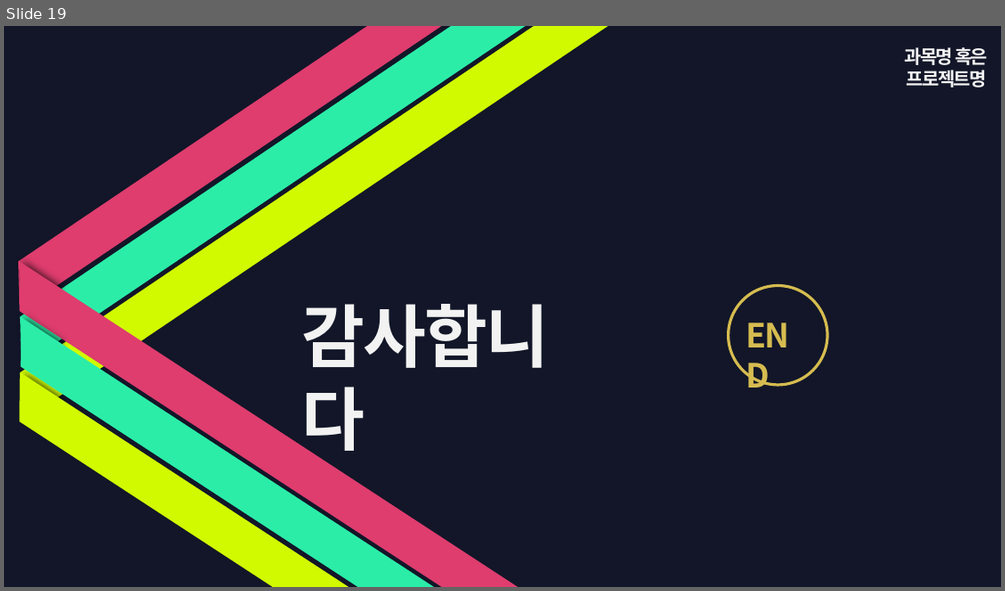
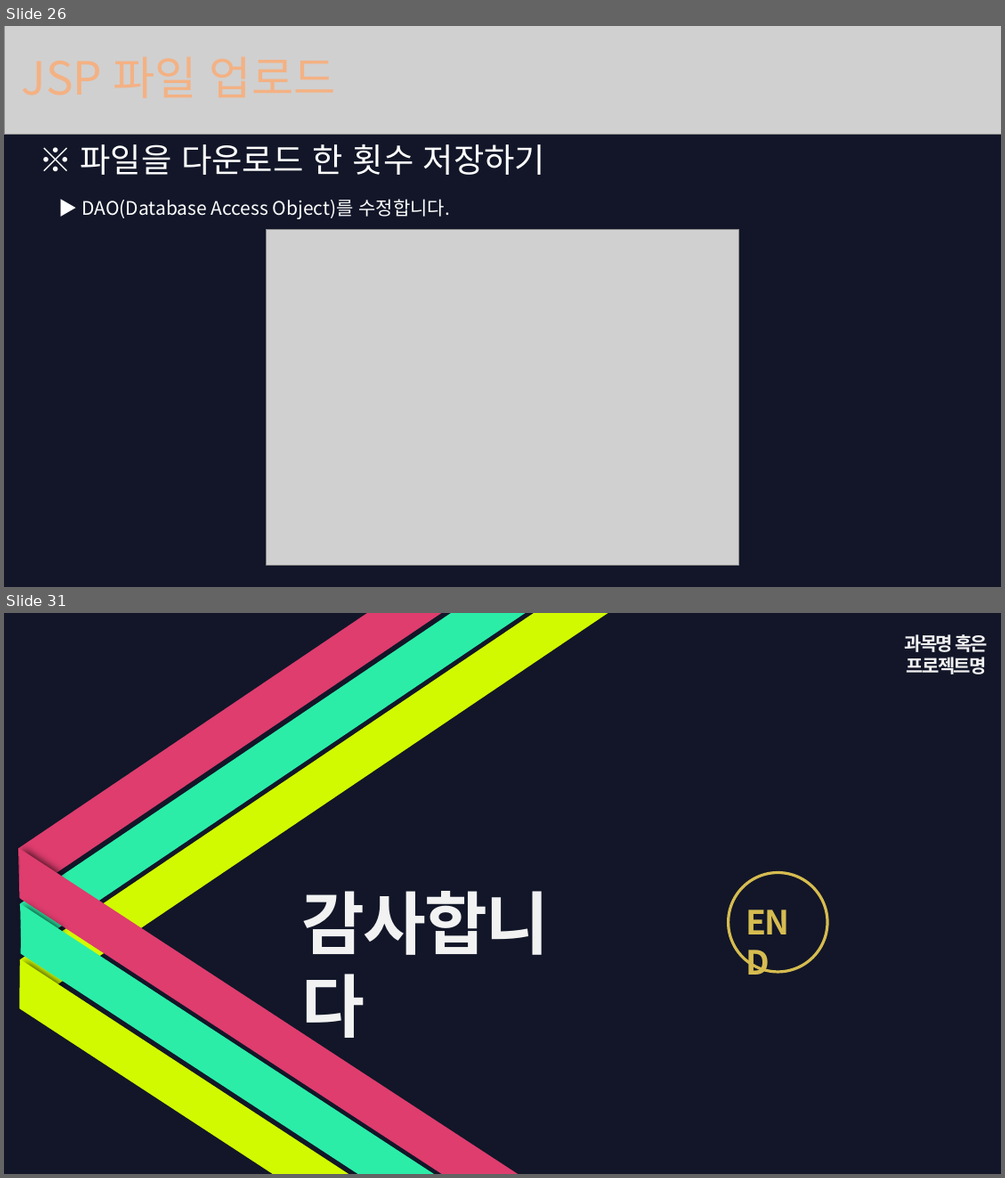
Before and after one commit to psun2/Java, a slide deck: Java-study/107. File Upload (feat) 동빈나/JSP파일업로드.pptx. Shown one above the other, each under a label of ours: slide 19 before the commit, slides 26 and 31 after it; the slides between them are not shown. The pictures are 1005x591 and 1005x1178 pixels, drawn with LibreOffice and Linux fonts; fonts in the diff are those of the drawing; grey boxes stand for pictures; background and template pictures are left out. Boxes give left, top, right and bottom in pixels: in the first picture for what was removed or moved away, otherwise in the second. Text is boxed around its words. In the diff, an @@ line names an element or a change of style, - is before the commit and + after.

```diff
--- a/Java-study/107. File Upload (feat) 동빈나/JSP파일업로드.pptx
+++ b/Java-study/107. File Upload (feat) 동빈나/JSP파일업로드.pptx
@@ slide 26 added at bbox=[4, 26, 1001, 587], background #121628 @@
@@ picture added at bbox=[4, 26, 1001, 135] @@
@@ text added at bbox=[81, 144, 545, 175], 32 pt, text #FFFFFF @@
+※ 파일을 다운로드 한 횟수 저장하기
@@ text added at bbox=[82, 199, 450, 219], 18 pt, text #FFFFFF @@
+▶ DAO(Database Access Object)를 수정합니다.
@@ picture added at bbox=[267, 230, 739, 565] @@
@@ what was slide 19 is now slide 31 @@
```
Also in this commit, not shown: 11 other slides added, 27 other files.
